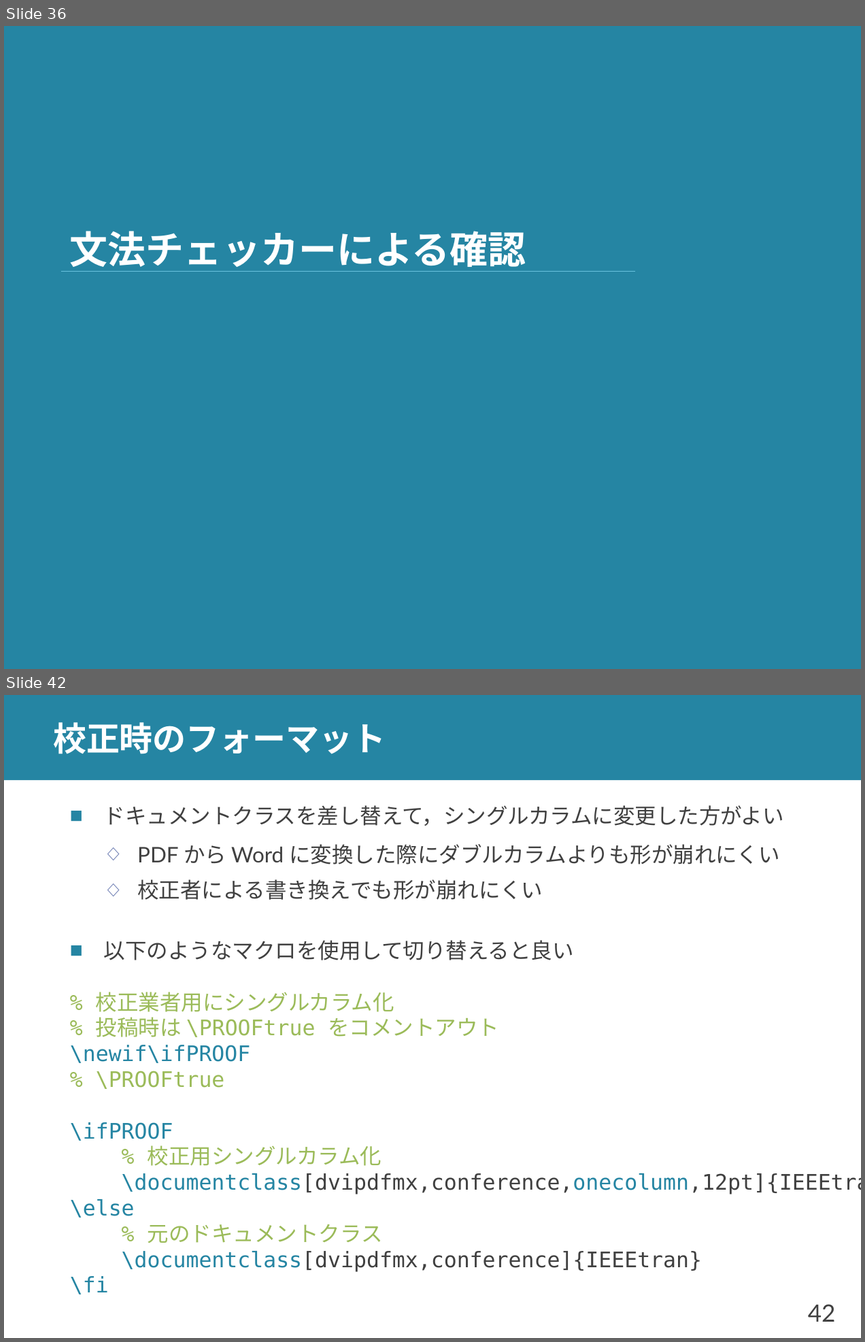
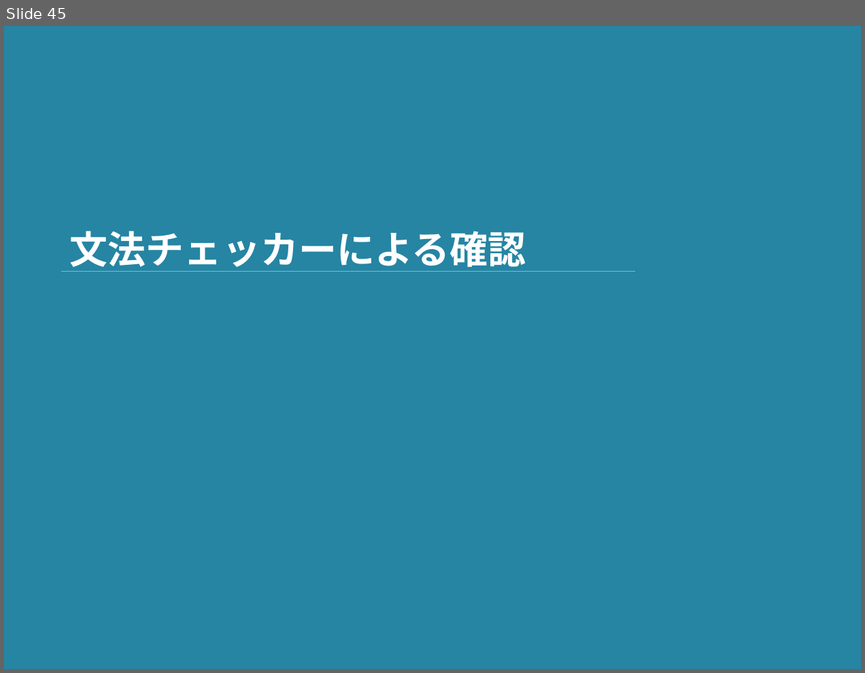
Before and after one commit to shioya-lab/how-to, a slide deck: translation.pptx. Shown one above the other, each under a label of ours: slides 36 and 42 before the commit, slide 45 after it; the slides between them are not shown. The pictures are 865x1342 and 865x673 pixels, drawn with LibreOffice and Linux fonts; fonts in the diff are those of the drawing. Boxes give left, top, right and bottom in pixels: in the first picture for what was removed or moved away, otherwise in the second. Text is boxed around its words. In the diff, an @@ line names an element or a change of style, - is before the commit and + after.

Commit message:
translation を v4 に
校正を ChatGPT を使った方法に変更

```diff
--- a/translation.pptx
+++ b/translation.pptx
@@ slide 42 removed at <box>4,695,861,1338</box>, background #FFFFFF @@
@@ rectangle removed at <box>4,695,861,780</box> @@
@@ title removed at <box>53,722,385,754</box> @@
-校正時のフォーマット
@@ text removed at <box>104,805,784,960</box> @@
-■ ドキュメントクラスを差し替えて，シングルカラムに変更した方がよい
-  ◇ PDF から Word に変換した際にダブルカラムよりも形が崩れにくい
-  ◇ 校正者による書き換えでも形が崩れにくい
-■ 以下のようなマクロを使用して切り替えると良い
@@ text removed at <box>70,991,702,1294</box> @@
-% 校正業者用にシングルカラム化
-% 投稿時は \PROOFtrue をコメントアウト
-\newif\ifPROOF
-% \PROOFtrue
-\ifPROOF
-% 校正用シングルカラム化
-\documentclass[dvipdfmx,conference,onecolumn,12pt]{IEEEtran}
-\else
-% 元のドキュメントクラス
-\documentclass[dvipdfmx,conference]{IEEEtran}
-\fi
@@ page number removed at <box>808,1304,836,1321</box> @@
-42
@@ what was slide 36 is now slide 45 @@
```
Also in this commit, not shown: 15 slides changed, 6 slides added, 2 other files.
